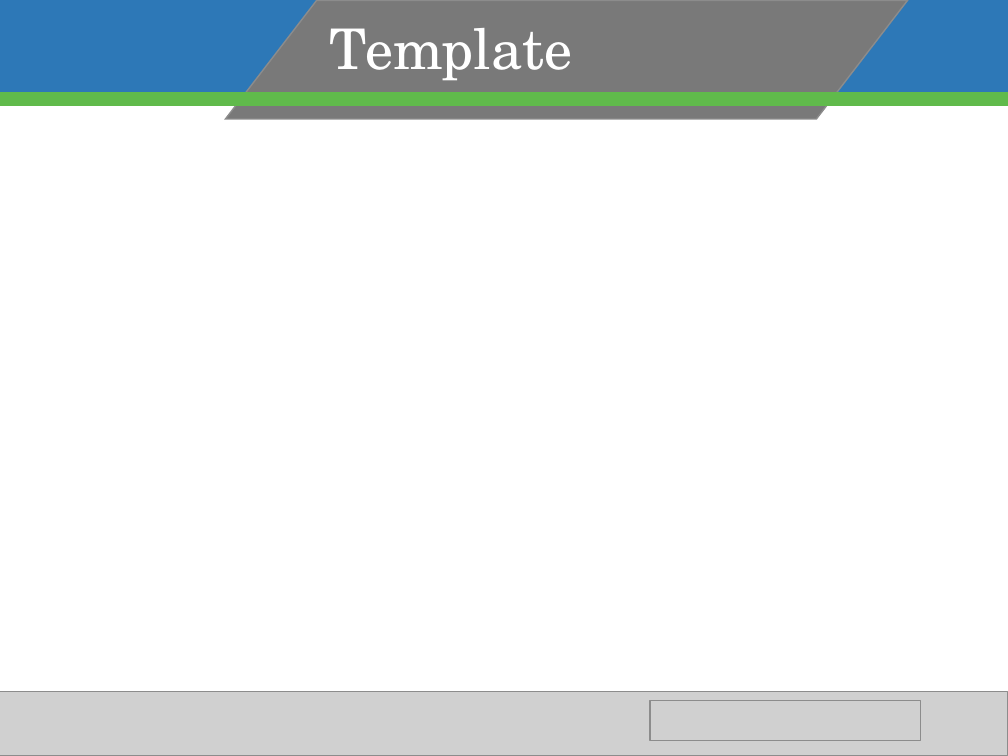
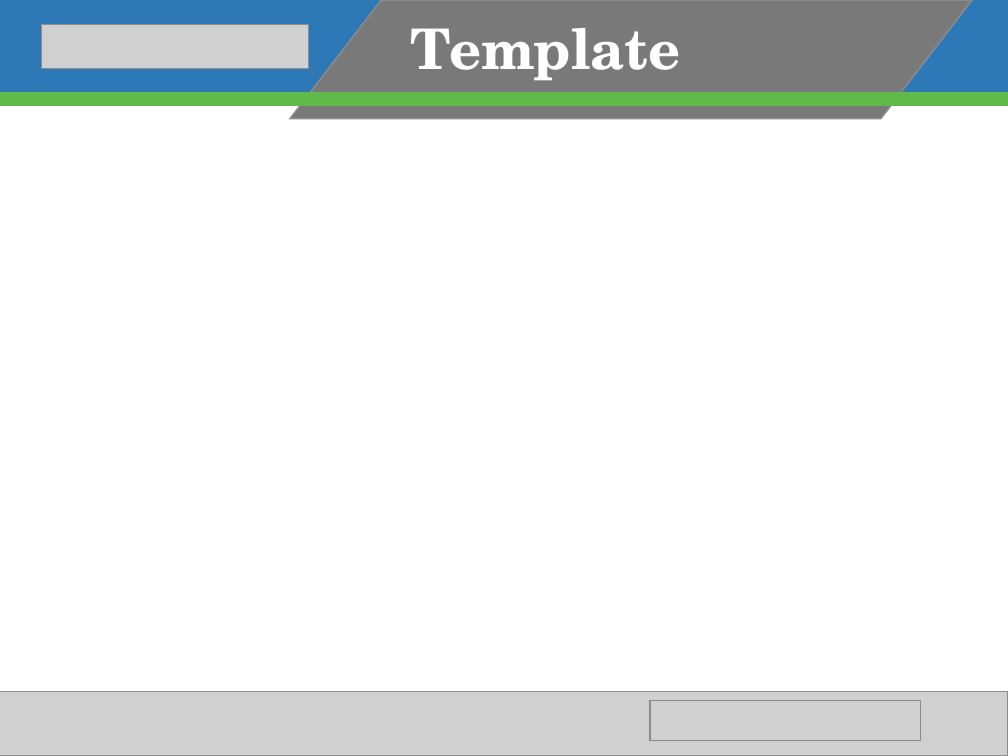
Before and after one commit to GW-HIVE/glygen-frontend, a slide deck: slide 2 of src/images/media/slides/pptx/GlyGen-slides-template.pptx. Drawn at 1008x756 pixels with LibreOffice and Linux fonts; fonts in the diff are those of the drawing; grey boxes stand for pictures; background and template pictures are left out. Boxes give left, top, right and bottom in pixels: in the first picture for what was removed or moved away, otherwise in the second. Text is boxed around its words. In the diff, an @@ line names an element or a change of style, - is before the commit and + after.

```diff
--- a/src/images/media/slides/pptx/GlyGen-slides-template.pptx
+++ b/src/images/media/slides/pptx/GlyGen-slides-template.pptx
@@ rectangle removed at [0,0,1008,104] @@
@@ group added at [0,0,1008,119]: 2 rectangles, 1 parallelogram, 1 picture @@
@@ parallelogram removed at [226,1,908,120] @@
@@ text "Template": place and size @@
-text "Template" at [330,28,573,81]
+text "Template" at [411,28,681,81]
@@ text "Template" at [411,28,681,81]: bold on; vertical alignment top to middle @@
@@ rectangle removed at [0,93,1008,106] @@
```
Also in this commit, not shown: 2 other slides changed, 2 slides added, 1 slide removed, 4 other files.
